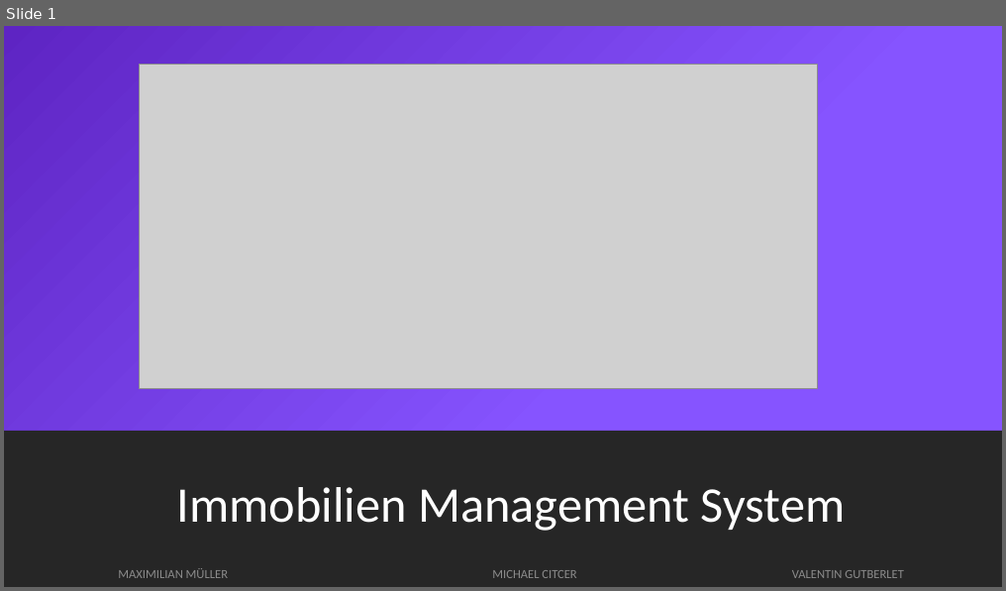
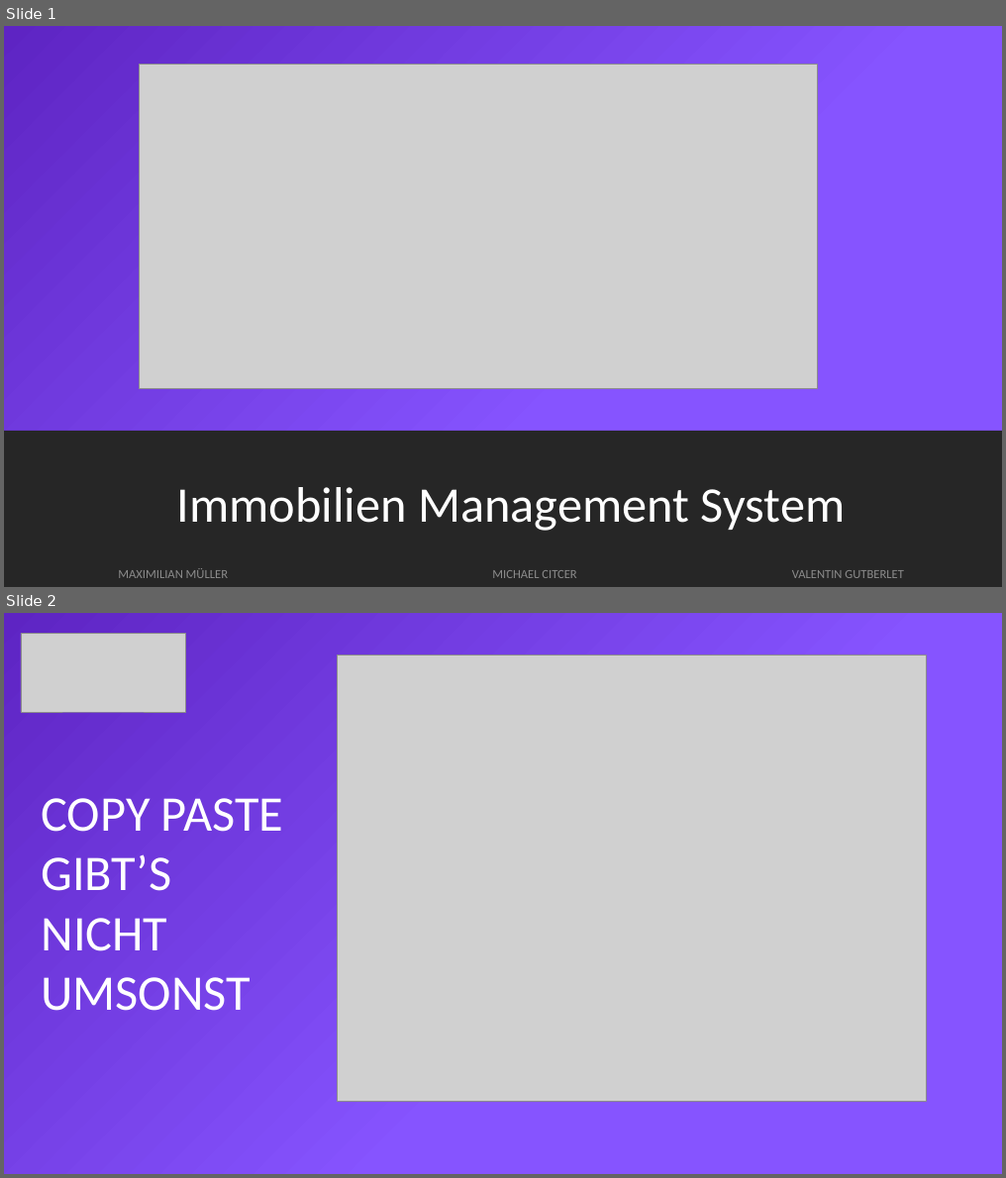
Before and after one commit to mxmueller/immobilien-management-system, a slide deck: docs/Präsentation/PowerPoint-IMS.pptx. Shown one above the other, each under a label of ours: slide 1 before the commit, slides 1 and 2 after it. The pictures are 1006x591 and 1006x1178 pixels, drawn with LibreOffice and Linux fonts; fonts in the diff are those of the drawing; grey boxes stand for pictures. Boxes give left, top, right and bottom in pixels: in the first picture for what was removed or moved away, otherwise in the second. Text is boxed around its words. In the diff, an @@ line names an element or a change of style, - is before the commit and + after.

```diff
--- a/docs/Präsentation/PowerPoint-IMS.pptx
+++ b/docs/Präsentation/PowerPoint-IMS.pptx
@@ slide 2 added at box(4, 613, 1002, 1174), background gradient #8654FF to #5E24C3 @@
@@ picture added at box(21, 633, 185, 712) @@
@@ picture added at box(338, 655, 926, 1102) @@
@@ text added at box(42, 798, 283, 1011), 48 pt, text #FFFFFF @@
+COPY PASTE GIBT’S NICHT UMSONST
```
Also in this commit, not shown: 6 other slides added, 1 slide removed.
